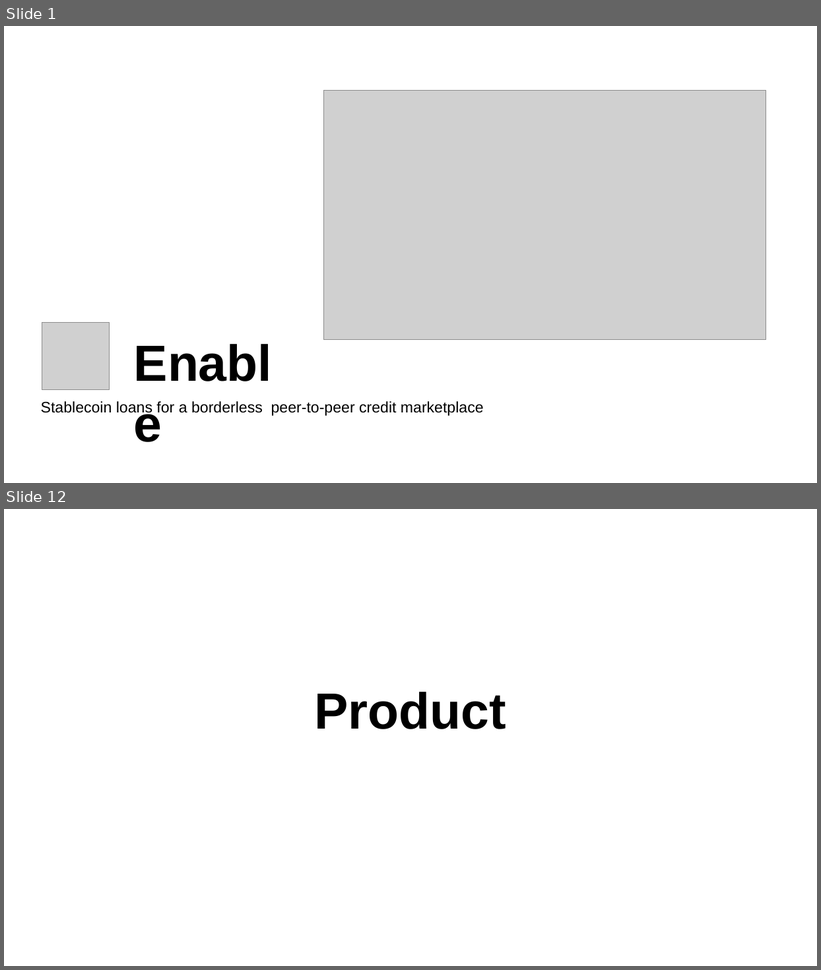
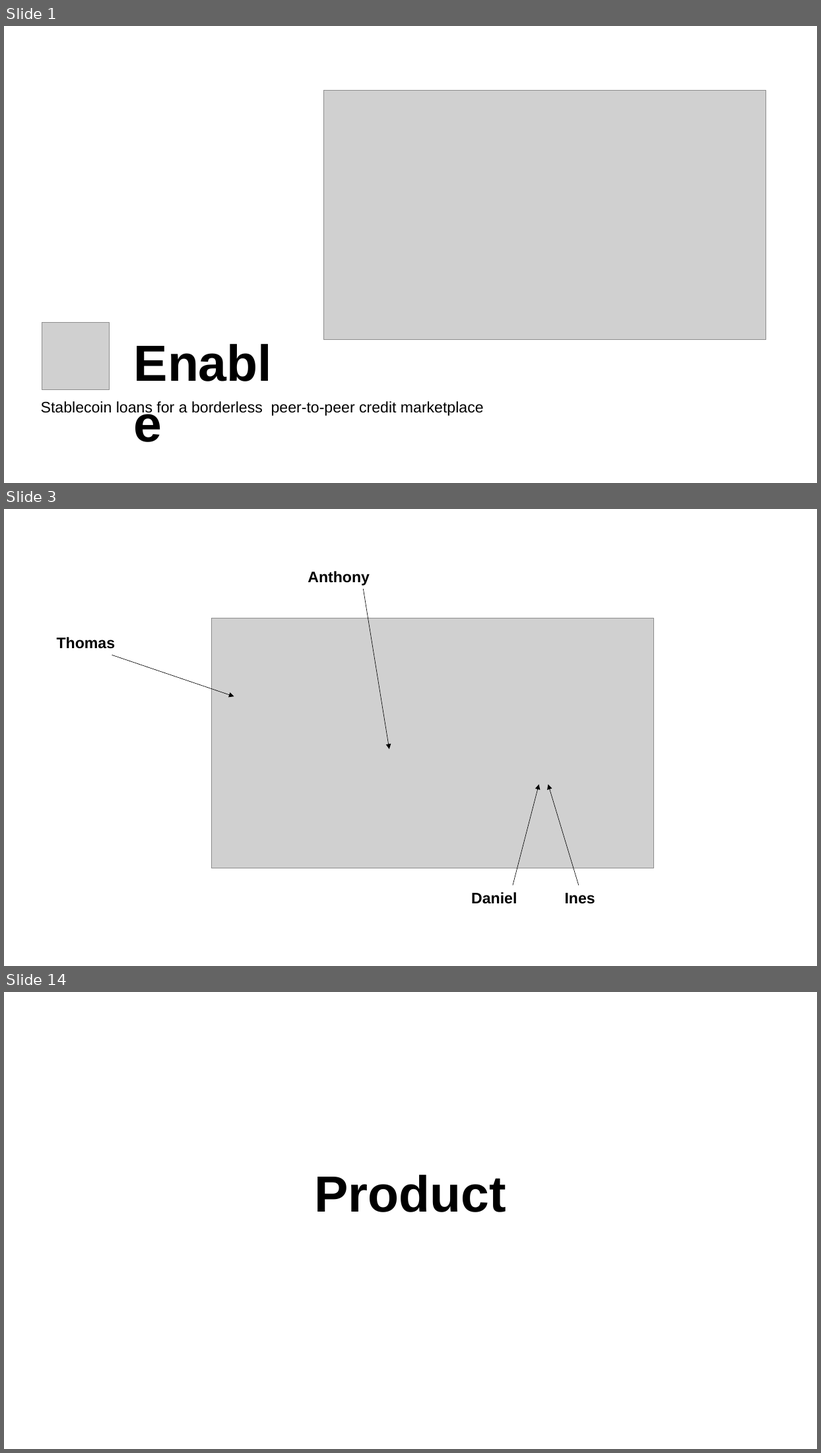
Before and after one commit to enabledao/enable, a slide deck: presentation/presentation.pptx. Shown one above the other, each under a label of ours: slides 1 and 12 before the commit, slides 1, 3 and 14 after it; the slides between them are not shown. The pictures are 821x970 and 821x1453 pixels, drawn with LibreOffice and Linux fonts; fonts in the diff are those of the drawing; grey boxes stand for pictures. Boxes give left, top, right and bottom in pixels: in the first picture for what was removed or moved away, otherwise in the second. Text is boxed around its words. In the diff, an @@ line names an element or a change of style, - is before the commit and + after.

Commit message:
Add content based on Thomas' edits

```diff
--- a/presentation/presentation.pptx
+++ b/presentation/presentation.pptx
@@ slide 3 added at bbox=[4, 509, 817, 966], background #FFFFFF @@
@@ text added at bbox=[308, 571, 370, 586], 18 pt, text #000000, bold @@
+Anthony
@@ arrow added from (363, 589) to (389, 749), #000000 0.5 pt @@
@@ picture added at bbox=[211, 618, 653, 868] @@
@@ text added at bbox=[57, 637, 115, 649], 18 pt, text #000000, bold @@
+Thomas
@@ arrow added from (112, 656) to (234, 697), #000000 0.5 pt @@
@@ arrow added from (513, 885) to (539, 785), #000000 0.5 pt @@
@@ arrow added from (579, 885) to (548, 785), #000000 0.5 pt @@
@@ text added at bbox=[471, 892, 517, 904], 18 pt, text #000000, bold @@
+Daniel
@@ text added at bbox=[565, 893, 595, 904], 18 pt, text #000000, bold @@
+Ines
@@ what was slide 12 is now slide 14 @@
```
Also in this commit, not shown: 10 slides changed, 5 other slides added, 1 slide removed.
